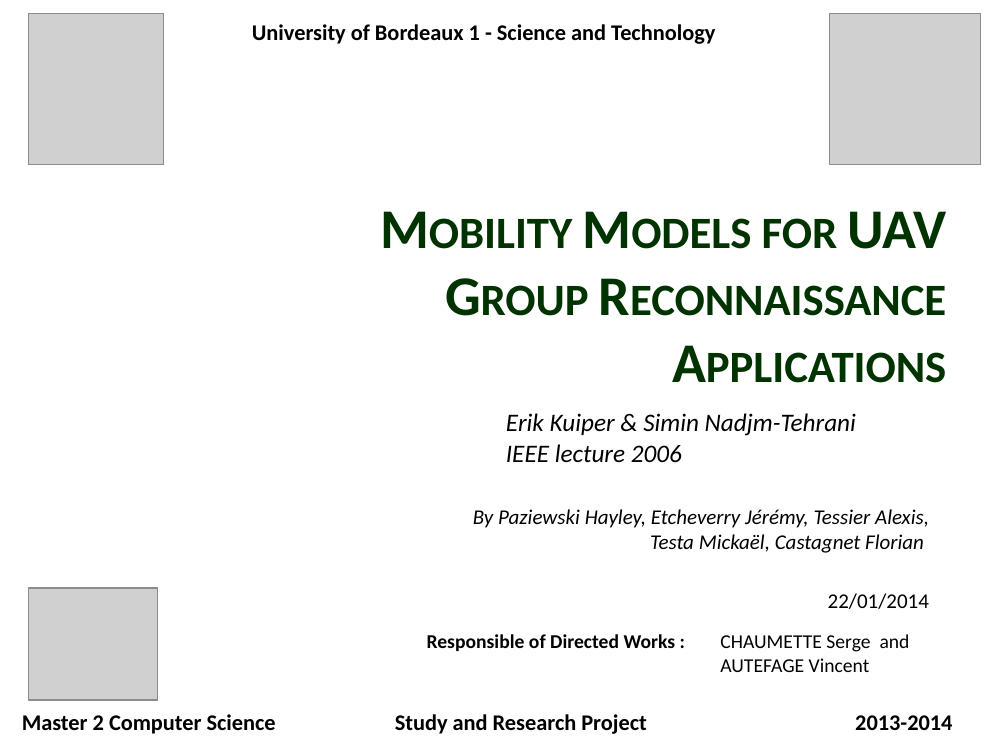
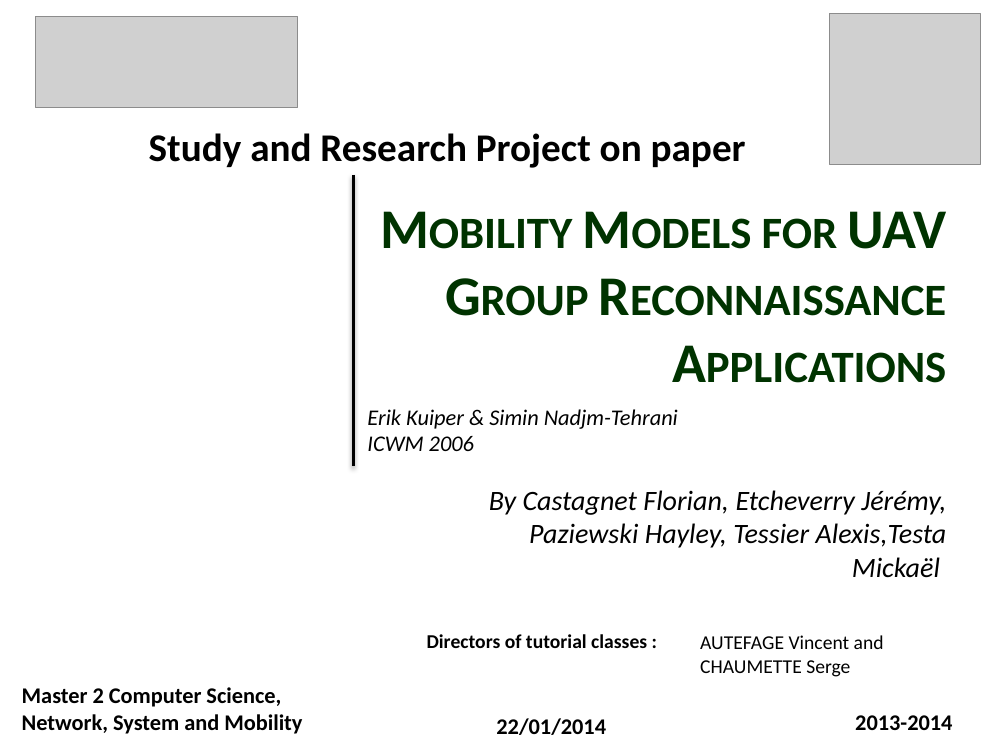
Before and after one commit to jetcheve/M2_PER_MMUAVGRA, a slide deck: slide 1 of ressources/presentation/PresentationPER_Desbarats_V3.pptx. Drawn at 1008x756 pixels with LibreOffice and Linux fonts; fonts in the diff are those of the drawing; grey boxes stand for pictures; background and template pictures are left out. Boxes give left, top, right and bottom in pixels: in the first picture for what was removed or moved away, otherwise in the second. Text is boxed around its words. In the diff, an @@ line names an element or a change of style, - is before the commit and + after.

Commit message:
Une partie de l'apres reunion faite
Diapo 7 : je savais pas trop quoi mettre
Diapo 17 : pas compris ce que flo a écris
Refaire les graphes sans le C&C -> virer le C&C ?
Mettre position des slides en titre
vérifier "." à la fin de chaque ligne

```diff
--- a/ressources/presentation/PresentationPER_Desbarats_V3.pptx
+++ b/ressources/presentation/PresentationPER_Desbarats_V3.pptx
@@ picture removed at [28, 13, 163, 163] @@
@@ picture added at [35, 16, 297, 108] @@
@@ text removed at [252, 24, 715, 44] @@
-University of Bordeaux 1 - Science and Technology
@@ text at [149, 133, 746, 168]: text changed; size 16 to 28 pt @@
-Study and Research Project
+Study and Research Project on paper
@@ line added from (353, 175) to (353, 467), #000000 2 pt @@
@@ text "Erik Kuiper & Simin Nadjm-Tehrani": place and size @@
-text "Erik Kuiper & Simin Nadjm-Tehrani" at [506, 413, 856, 462]
+text "Erik Kuiper & Simin Nadjm-Tehrani" at [367, 409, 678, 451]
@@ text at [367, 409, 678, 429]: size 18 to 16 pt in "Erik Kuiper & Simin Nadjm-Tehrani" @@
@@ text at [367, 436, 474, 451]: text changed; size 18 to 16 pt @@
-IEEE lecture 2006
+ICWM 2006
@@ subtitle at [489, 490, 947, 578]: text changed; size 15 to 20 pt @@
-By Paziewski Hayley, Etcheverry Jérémy, Tessier Alexis, Testa Mickaël, Castagnet Florian
-22/01/2014
+By Castagnet Florian, Etcheverry Jérémy, Paziewski Hayley, Tessier Alexis,Testa Mickaël
@@ picture removed at [28, 588, 158, 700] @@
@@ text at [427, 634, 647, 648]: text changed @@
-Responsible of Directed Works :
+Directors of tutorial classes :
@@ text at [700, 635, 884, 677]: text changed @@
-CHAUMETTE Serge and AUTEFAGE Vincent
+AUTEFAGE Vincent and CHAUMETTE Serge
@@ text at [22, 687, 302, 734]: text changed @@
-Master 2 Computer Science
+Master 2 Computer Science, Network, System and Mobility
@@ text added at [496, 718, 606, 735], 16 pt, text #000000, bold @@
+22/01/2014
```
Also in this commit, not shown: 17 other slides changed.
